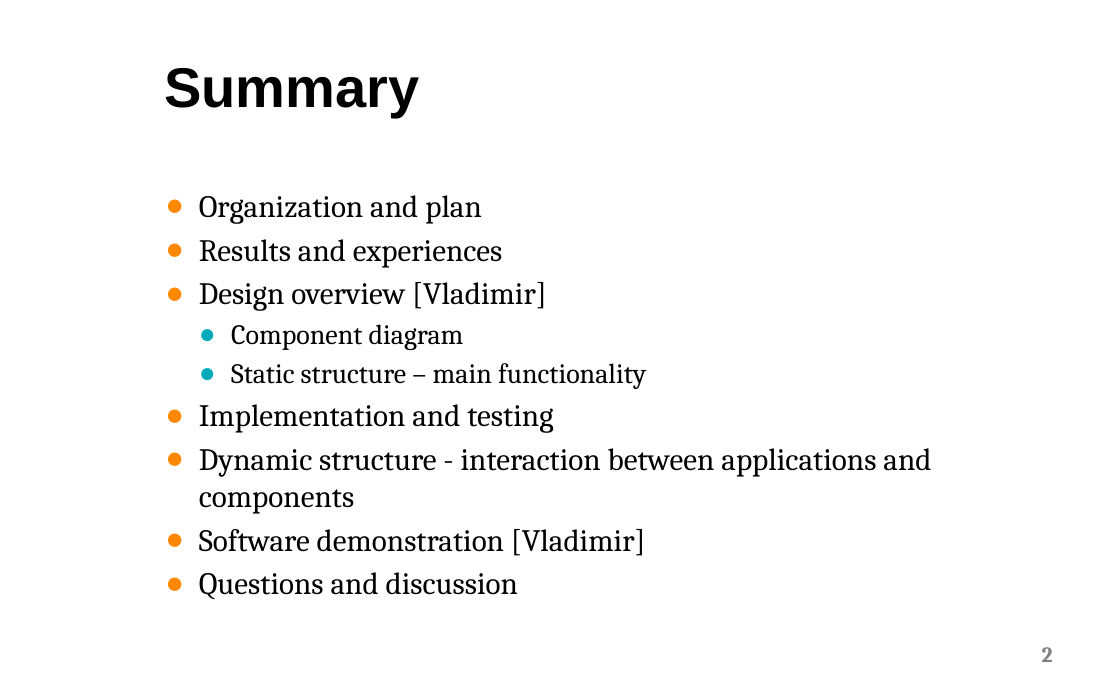
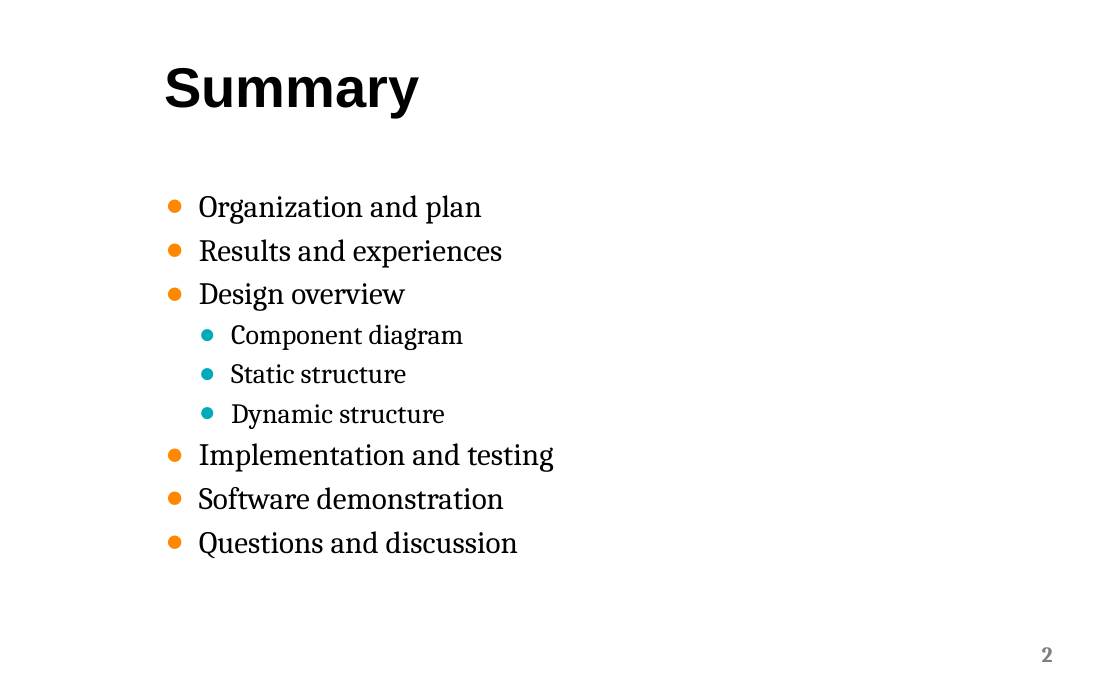
Before and after one commit to vladodjuka/cdt401-online-component-repository, a slide deck: slide 2 of Documentation/Presentations/FinalPresentation.pptx. Drawn at 1120x700 pixels with LibreOffice and Linux fonts; fonts in the diff are those of the drawing; background and template pictures are left out. Boxes give left, top, right and bottom in pixels: in the first picture for what was removed or moved away, otherwise in the second. Text is boxed around its words. In the diff, an @@ line names an element or a change of style, - is before the commit and + after.

```diff
--- a/Documentation/Presentations/FinalPresentation.pptx
+++ b/Documentation/Presentations/FinalPresentation.pptx
@@ text at [199,283,405,311]: text changed @@
-● Design overview [Vladimir]
+● Design overview
@@ text at [231,364,445,429]: text changed @@
-  ● Static structure – main functionality
+  ● Static structure
+  ● Dynamic structure
@@ text at [199,487,504,510]: text changed @@
-● Dynamic structure - interaction between applications and components
-● Software demonstration [Vladimir]
+● Software demonstration
```
Also in this commit, not shown: 2 other slides changed, 9 slides added.
